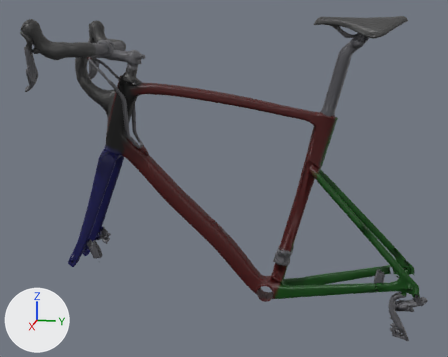
The glTF model apps/client/public/models/bikes/roubaix/roubaix61_lod1.glb, before and after one commit.
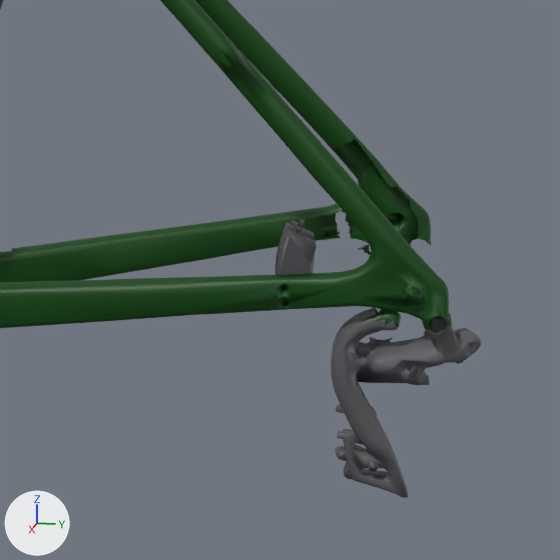
Old and new are each drawn whole from a 50 mm camera at (1.772, 0.218, 1.051) aimed at (0.008, -0.134, 0.61) and again close up on the part from 68% to 100% of the width and 59% to 100% of the height. Lighting does not change. The marker at lower left points along +X, +Y and +Z. The first two pictures are the older version. Vertices at exactly the same position are counted once.

Objects in the first close-up: 'etrier_arriere', 'frame'.
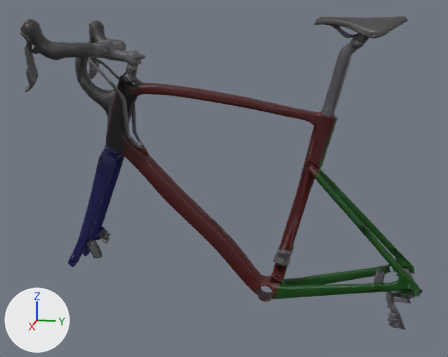
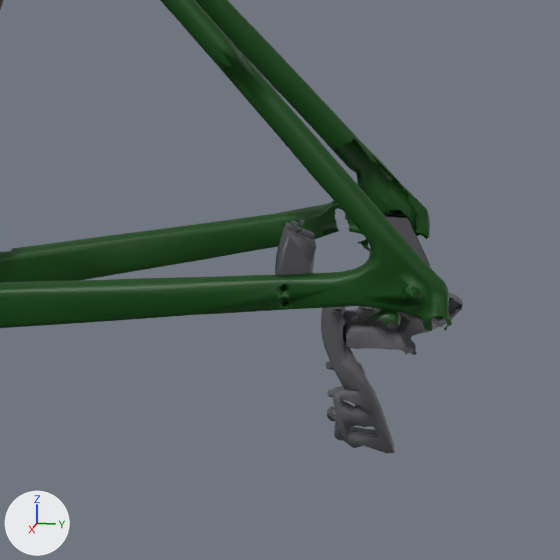
Where the change shows, as pixel boxes [x1, y1, x2, y2] in the close-ups (560 x 560 px):
```json
{"object": "frame", "change": "reshaped", "before": [0, 0, 481, 498], "after": [0, 0, 463, 454]}
{"part": 1, "of": "me_frame", "change": "added", "after": [321, 292, 463, 454]}
{"part": 2, "of": "me_frame", "change": "cut back", "before": [219, 139, 481, 498], "after": [219, 139, 430, 267]}
```

The change, as JSON lines over the scene's bpy script:
```json
{"block": "me_frame", "where": "# used by ob_frame; location = (0.0, 0.0, 0.0)"}
{"op": "remove", "block": "me_frame", "code": "me_frame.from_pydata(...)  # 7841 vertices, 12996 faces; spans x -0.079..0.081, y -0.59..0.465, z 0.163..0.982"}
{"op": "add", "block": "me_frame", "code": "me_frame.from_pydata(...)  # 7887 vertices, 13012 faces; spans x -0.081..0.08, y -0.59..0.465, z 0.144..0.982"}
{"block": "me_frame", "change": "me_frame part 1: a new loose piece of 990 vertices spanning x -0.081..-0.044, y 0.359..0.465, z 0.144..0.296, in mat_components (dark grey #59595d)"}
{"block": "me_frame", "change": "me_frame part 2: 513 vertices moved from x -0.079..-0.058, y 0.353..0.439, z 0.303..0.385 to x -0.081..-0.059, y 0.353..0.439, z 0.303..0.385; 997 vertices removed from x -0.076..0.081, y 0.359..0.465, z 0.163..0.313; 53 vertices added at x -0.081..-0.075, y 0.39..0.441, z 0.292..0.335"}
```
